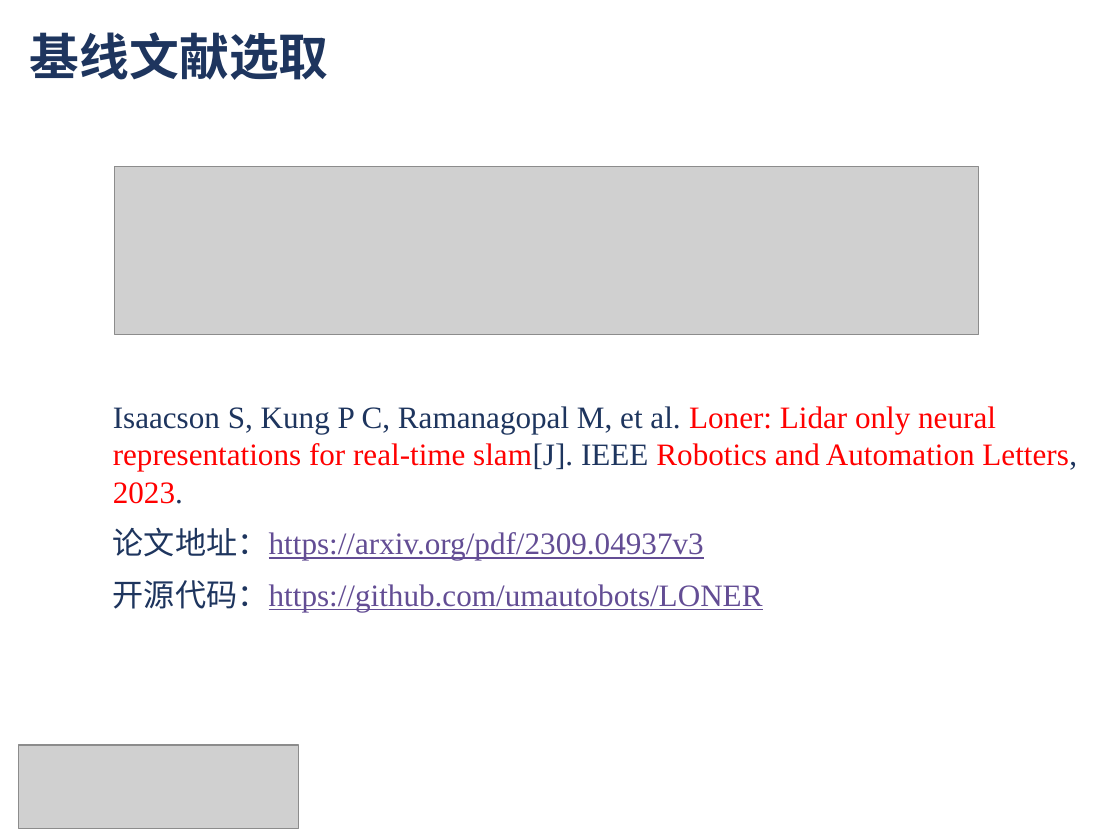
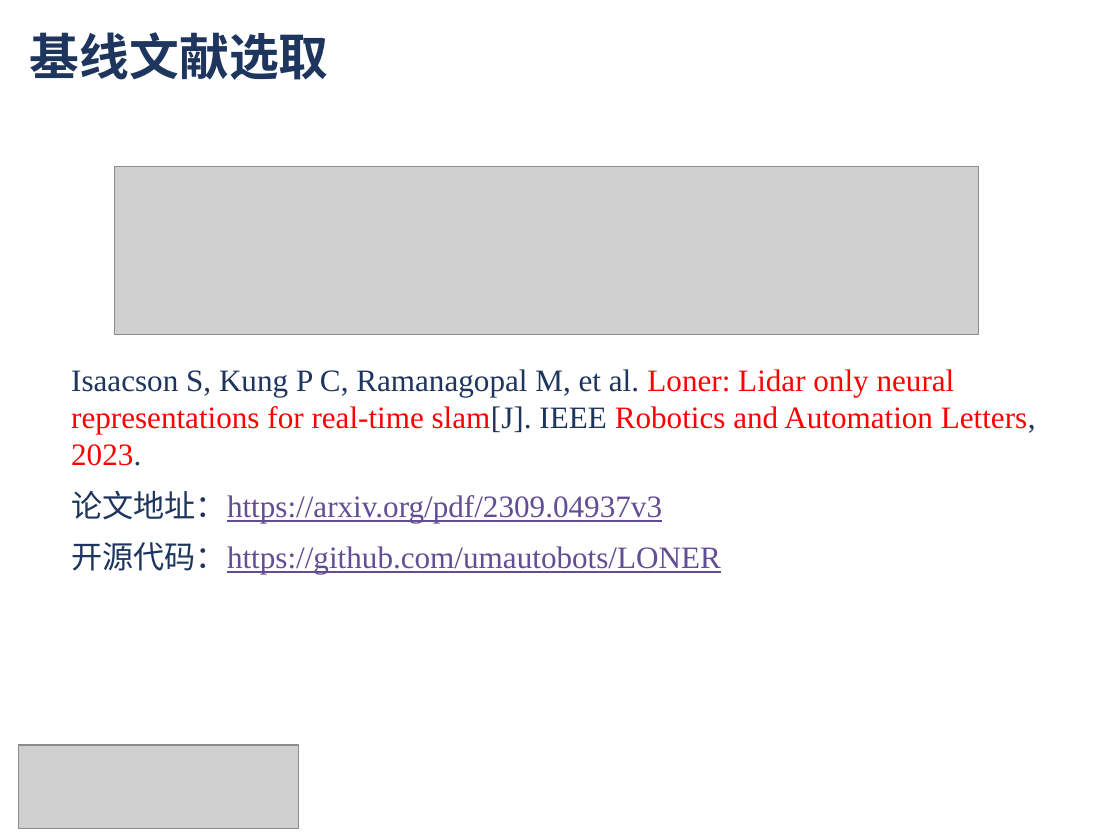
Before and after one commit to chengyingshe/Project_SLAM, a slide deck: slide 2 of ppt/佘成应_王奔_智能车文献汇报.pptx. Drawn at 1120x840 pixels with LibreOffice and Linux fonts; fonts in the diff are those of the drawing; grey boxes stand for pictures. Boxes give left, top, right and bottom in pixels: in the first picture for what was removed or moved away, otherwise in the second. Text is boxed around its words. In the diff, an @@ line names an element or a change of style, - is before the commit and + after.

```diff
--- a/ppt/佘成应_王奔_智能车文献汇报.pptx
+++ b/ppt/佘成应_王奔_智能车文献汇报.pptx
@@ text "Isaacson S, Kung P C, ...": place and size @@
-text "Isaacson S, Kung P C, ..." at box(113, 406, 1077, 613)
+text "Isaacson S, Kung P C, ..." at box(71, 369, 1036, 575)
```
Also in this commit, not shown: 2 other slides changed, 12 other files.
